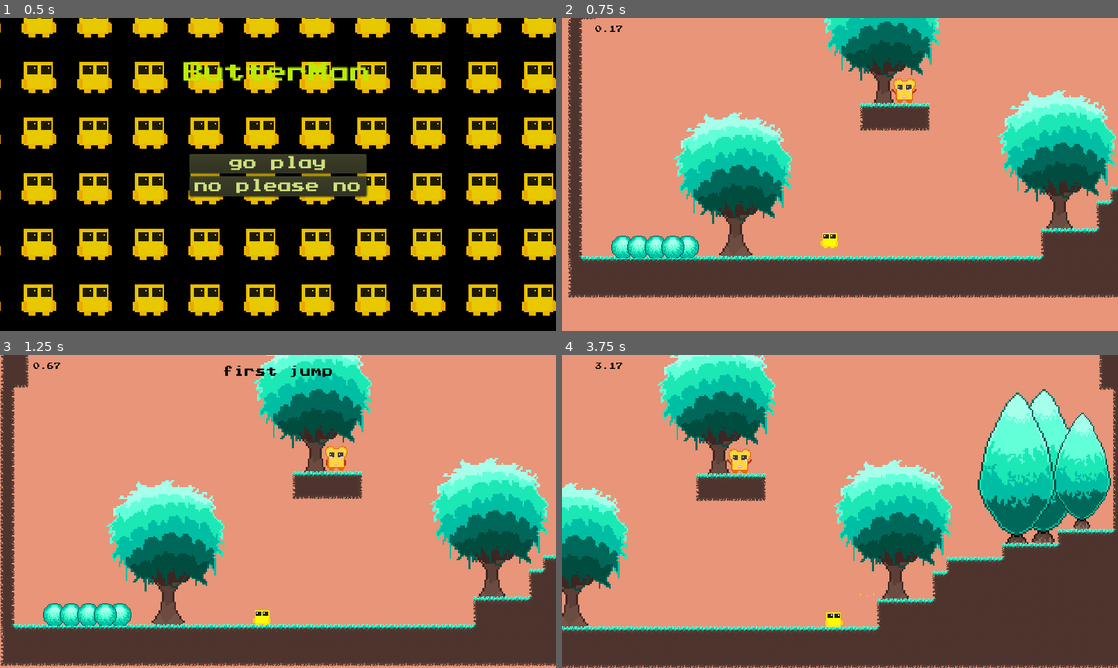
Above: before the commit, frames 1-4 (two rows, left to right).
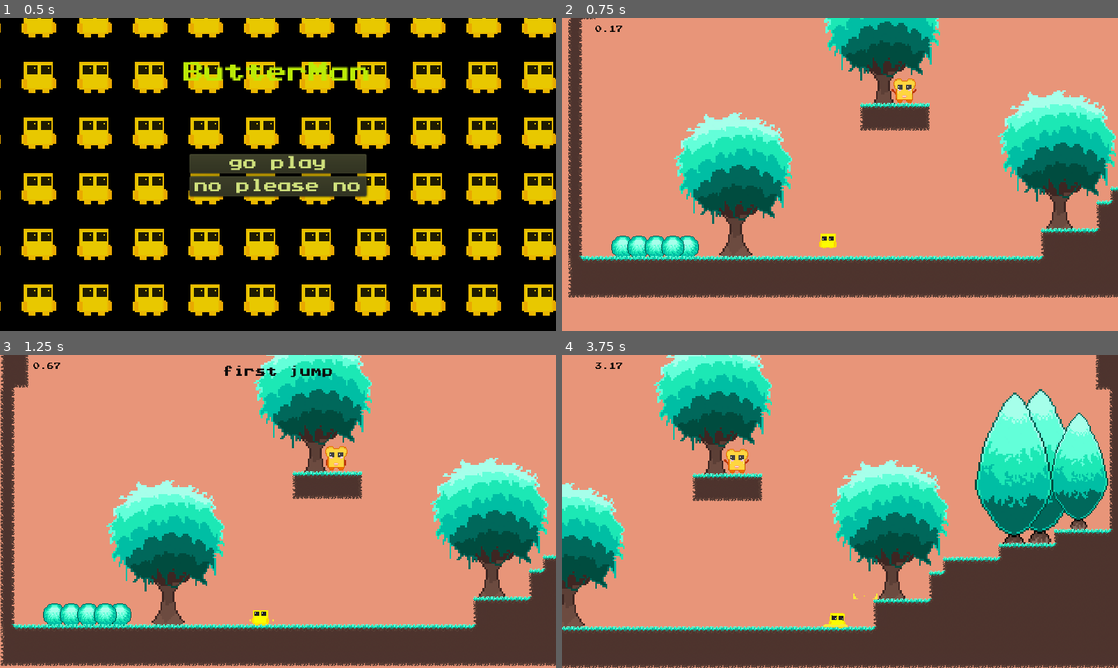
Above: after the commit, the same moments.

Repository: davidyush/Butterman
Game: Godot game, scene res://src/UI/MainMenu.tscn
Two runs of this game, one before a commit and one after it. Both use one fixed random seed, a clock stepped at 60 frames per second and the inputs below.
Inputs:
- Up to frame 1 (0.5 s): no input
- Up to frame 2 (0.75 s): click "go play" at 0.5 s
- Up to frame 3 (1.25 s): no input
- Up to frame 4 (3.75 s): hold Right (move_right) 1.28-2.78 s; tap Space (jump) at 1.35, 1.52, 1.82, 2.1, 2.27, 2.57, 2.85, 3.6 s; hold Left (move_left) 2.78-3.53 s; hold Right (move_right) from 3.53 s (still down)

Frame 1 is identical in both runs. In frame 2, 0.1% of the frame differs, in the area x 9-50%, y 68-77%; in frame 3, less than 0.1%; in frame 4, 10%, in the area x 0-100%, y 0-100%.

Commit message:
added player frames

Diff:
--- a/src/Levels/LevelTemplate.gd
+++ b/src/Levels/LevelTemplate.gd
@@ -24,7 +24,6 @@
     camera.limit_top = map_limits.top
     camera.smoothing_enabled = true
 
-
 func get_lims(tile_map_node: TileMap) -> Dictionary:
     var tile_rect = tile_map_node.get_used_rect()
     var tile_size = tile_rect.size * CELL_SIZE
@@ -39,4 +38,4 @@
 
 func _physics_process(delta: float) -> void:
     if player.global_position.y > map_limits.bottom * 1.1:
-        player.die()
+        player.die(false)
--- a/src/Levels/Level_00.tscn
+++ b/src/Levels/Level_00.tscn
@@ -62,22 +62,27 @@
 
 [node name="bush" type="Sprite" parent="Decorations"]
 position = Vector2( 62, 501 )
+z_index = -1
 texture = ExtResource( 10 )
 
 [node name="bush2" type="Sprite" parent="Decorations"]
 position = Vector2( 81, 501 )
+z_index = -1
 texture = ExtResource( 10 )
 
 [node name="bush3" type="Sprite" parent="Decorations"]
 position = Vector2( 101, 501 )
+z_index = -1
 texture = ExtResource( 10 )
 
 [node name="bush4" type="Sprite" parent="Decorations"]
 position = Vector2( 137, 501 )
+z_index = -1
 texture = ExtResource( 10 )
 
 [node name="bush5" type="Sprite" parent="Decorations"]
 position = Vector2( 120, 501 )
+z_index = -1
 texture = ExtResource( 10 )
 
 [node name="tree_00" type="Sprite" parent="Decorations"]
--- a/src/Player/DustEffect.gd
+++ b/src/Player/DustEffect.gd
@@ -1,6 +1,6 @@
 extends Node2D
 
-var motion = Vector2(rand_range(-20, 20), rand_range(-10, -40))
+var motion = Vector2(rand_range(-20, 20), rand_range(-10, -50))
 
 func _process(delta: float) -> void:
     position += motion * delta
--- a/src/Player/JumpEffect.tscn
+++ b/src/Player/JumpEffect.tscn
@@ -35,11 +35,11 @@
 [node name="JumpEffect" type="Node2D"]
 
 [node name="Sprite" type="Sprite" parent="."]
+scale = Vector2( 1.75, 1 )
 texture = ExtResource( 1 )
 hframes = 8
-frame = 7
 
 [node name="AnimationPlayer" type="AnimationPlayer" parent="."]
 autoplay = "jump_effect"
-playback_speed = 2.0
+playback_speed = 1.5
 anims/jump_effect = SubResource( 1 )
--- a/src/Player/Player.gd
+++ b/src/Player/Player.gd
@@ -35,6 +35,7 @@
 onready var ray_cast_left = $RayCastLeft
 onready var ray_cast_right = $RayCastRight
 onready var cayote_timer = $CayoteTimer
+onready var anim_player = $AnimationPlayer
 
 func set_friction(value: float) -> void:
     FRICTION = value
@@ -70,6 +71,7 @@
                 update_snap_vector()
                 jump_check()
                 apply_gravity(delta)
+                update_animation(input_vector)
                 move()
                 wall_slide_check()
 
@@ -101,7 +103,11 @@
     if current_sign != 0:
         sprite.scale.x = current_sign * -1
     if input_vector.x != 0 and (is_on_floor() or is_on_wall()):
-        createDustEffect()
+        if MAX_SPEED > 250:
+            createDustEffect()
+            createDustEffect()
+        else:
+            createDustEffect()
     return input_vector
 
 func apply_horizontal_force(input_vector, delta):
@@ -138,6 +144,29 @@
         motion.y = min(motion.y, JUMP_FORCE)
 
 
+func update_animation(input_vec):
+    if input_vec.x != 0:
+        anim_player.play("go")
+        if input_vec.x > 0:
+            rotation_degrees = 1
+        else:
+            rotation_degrees = -1
+    else:
+        anim_player.play("init")
+        rotation_degrees = 0
+
+    if not is_on_floor():
+        if motion.y < 0:
+            anim_player.play("jump_up")
+        else:
+            anim_player.play("jump_down")
+        if input_vec.x > 0:
+            rotation_degrees = 3 if MAX_SPEED == 250 else 6
+        elif input_vec.x > 0:
+            rotation_degrees = -3 if MAX_SPEED == 250 else 6
+        else:
+            rotation_degrees = 0
+
 func move():
     var was_on_air = not is_on_floor()
     var was_on_floor = is_on_floor()
@@ -168,7 +197,10 @@
 
 func createDustEffect() -> void:
     var dust_position = global_position
-    dust_position.x += rand_range(4, -4)
+    #if is_on_wall():
+    #    dust_position.x += rand_range(40, -40)
+    #else:
+    #    dust_position.x += rand_range(4, -4)
     Utils.instance_scene_on_main(DustEffect, dust_position)
 
 
@@ -239,14 +271,15 @@
 
 
 #this method is looks like shit
-func die():
+func die(with_explosion: bool = true) -> void:
     print('player is dead')
     var player_exlosion = PlayerExplosion.instance()
     sprite.visible = false
     can_control = false
     motion = Vector2.ZERO
-    add_child(player_exlosion)
-    yield(player_exlosion,"tree_exited")
+    if with_explosion:
+        add_child(player_exlosion)
+        yield(player_exlosion,"tree_exited")
     var parent = get_parent()
     var respoune = parent.get_node("Respoune")
     global_position = respoune.global_position
--- a/src/Player/Player.tscn
+++ b/src/Player/Player.tscn
@@ -1,10 +1,75 @@
-[gd_scene load_steps=4 format=2]
+[gd_scene load_steps=8 format=2]
 
-[ext_resource path="res://assets/Player/yellow.png" type="Texture" id=1]
+[ext_resource path="res://assets/Player/yellow_frames.png" type="Texture" id=1]
 [ext_resource path="res://src/Player/Player.gd" type="Script" id=2]
 
 [sub_resource type="RectangleShape2D" id=1]
 extents = Vector2( 9, 9 )
+
+[sub_resource type="Animation" id=5]
+resource_name = "go"
+length = 0.1
+tracks/0/type = "value"
+tracks/0/path = NodePath("Sprite:frame")
+tracks/0/interp = 1
+tracks/0/loop_wrap = true
+tracks/0/imported = false
+tracks/0/enabled = true
+tracks/0/keys = {
+"times": PoolRealArray( 0 ),
+"transitions": PoolRealArray( 1 ),
+"update": 1,
+"values": [ 0 ]
+}
+
+[sub_resource type="Animation" id=2]
+resource_name = "init"
+length = 0.3
+loop = true
+tracks/0/type = "value"
+tracks/0/path = NodePath("Sprite:frame")
+tracks/0/interp = 1
+tracks/0/loop_wrap = true
+tracks/0/imported = false
+tracks/0/enabled = true
+tracks/0/keys = {
+"times": PoolRealArray( 0, 0.2 ),
+"transitions": PoolRealArray( 1, 1 ),
+"update": 1,
+"values": [ 0, 1 ]
+}
+
+[sub_resource type="Animation" id=3]
+resource_name = "jump_down"
+length = 0.1
+tracks/0/type = "value"
+tracks/0/path = NodePath("Sprite:frame")
+tracks/0/interp = 1
+tracks/0/loop_wrap = true
+tracks/0/imported = false
+tracks/0/enabled = true
+tracks/0/keys = {
+"times": PoolRealArray( 0 ),
+"transitions": PoolRealArray( 1 ),
+"update": 1,
+"values": [ 3 ]
+}
+
+[sub_resource type="Animation" id=4]
+resource_name = "jump_up"
+length = 0.1
+tracks/0/type = "value"
+tracks/0/path = NodePath("Sprite:frame")
+tracks/0/interp = 1
+tracks/0/loop_wrap = true
+tracks/0/imported = false
+tracks/0/enabled = true
+tracks/0/keys = {
+"times": PoolRealArray( 0 ),
+"transitions": PoolRealArray( 1 ),
+"update": 1,
+"values": [ 2 ]
+}
 
 [node name="Player" type="KinematicBody2D"]
 collision_mask = 34
@@ -12,8 +77,11 @@
 
 [node name="Sprite" type="Sprite" parent="."]
 texture = ExtResource( 1 )
+hframes = 4
+frame = 1
 
 [node name="CollisionShape2D" type="CollisionShape2D" parent="."]
+position = Vector2( -1, 0 )
 shape = SubResource( 1 )
 
 [node name="RemoteTransform2D" type="RemoteTransform2D" parent="."]
@@ -32,11 +100,13 @@
 }
 
 [node name="RayCastLeft" type="RayCast2D" parent="."]
+position = Vector2( -1, 0 )
 rotation = 1.5708
 enabled = true
 cast_to = Vector2( 0, 10 )
 
 [node name="RayCastRight" type="RayCast2D" parent="."]
+position = Vector2( -1, 0 )
 rotation = 4.71239
 enabled = true
 cast_to = Vector2( 0, 10 )
@@ -44,3 +114,10 @@
 [node name="CayoteTimer" type="Timer" parent="."]
 wait_time = 0.1
 one_shot = true
+
+[node name="AnimationPlayer" type="AnimationPlayer" parent="."]
+autoplay = "init"
+anims/go = SubResource( 5 )
+anims/init = SubResource( 2 )
+anims/jump_down = SubResource( 3 )
+anims/jump_up = SubResource( 4 )
--- a/src/Player/PlayerExplosion.tscn
+++ b/src/Player/PlayerExplosion.tscn
@@ -10,7 +10,7 @@
 
 [sub_resource type="Curve" id=2]
 max_value = 200.0
-_data = [ Vector2( 0, 1 ), 0.0, 0.0, 0, 0, Vector2( 0.617822, 156.842 ), 0.0, 0.0, 0, 0 ]
+_data = [ Vector2( 0, 1 ), 0.0, 0.0, 0, 0, Vector2( 0.986487, 189.368 ), 0.0, 0.0, 0, 0 ]
 
 [sub_resource type="CurveTexture" id=3]
 curve = SubResource( 2 )
@@ -23,18 +23,19 @@
 gradient = SubResource( 4 )
 
 [sub_resource type="Curve" id=6]
-_data = [ Vector2( 0, 0.976141 ), 0.0, 0.0, 0, 0, Vector2( 0.976238, 0.0882461 ), 0.538762, 0.0, 0, 0 ]
+_data = [ Vector2( 0, 0.976141 ), 0.0, 0.0, 0, 0, Vector2( 0.991892, 0.019649 ), -1.91786, 0.0, 0, 0 ]
 
 [sub_resource type="CurveTexture" id=7]
 curve = SubResource( 6 )
 
 [sub_resource type="ParticlesMaterial" id=8]
 emission_shape = 2
-emission_box_extents = Vector3( 1, 1, 1 )
+emission_box_extents = Vector3( 5, 5, 5 )
 flag_disable_z = true
-spread = 180.0
-gravity = Vector3( 0, 0, 0 )
-initial_velocity = 50.0
+direction = Vector3( 1, 20, 0 )
+spread = 150.0
+gravity = Vector3( 0, 70, 0 )
+initial_velocity = 120.0
 initial_velocity_random = 1.0
 orbit_velocity = 0.0
 orbit_velocity_random = 0.0
@@ -48,15 +49,15 @@
 [node name="PlayerExplosion" type="Particles2D"]
 material = SubResource( 1 )
 use_parent_material = true
-amount = 150
-lifetime = 0.8
+amount = 80
+lifetime = 0.6
 explosiveness = 1.0
-randomness = 1.0
+randomness = 0.5
 process_material = SubResource( 8 )
 script = ExtResource( 1 )
 
 [node name="Timer" type="Timer" parent="."]
-wait_time = 0.8
+wait_time = 0.6
 one_shot = true
 autostart = true
 [connection signal="timeout" from="Timer" to="." method="_on_Timer_timeout"]
Binary file added: assets/Player/yellow_frames.png
Not shown, added: assets/Player/yellow_frames.png.import
